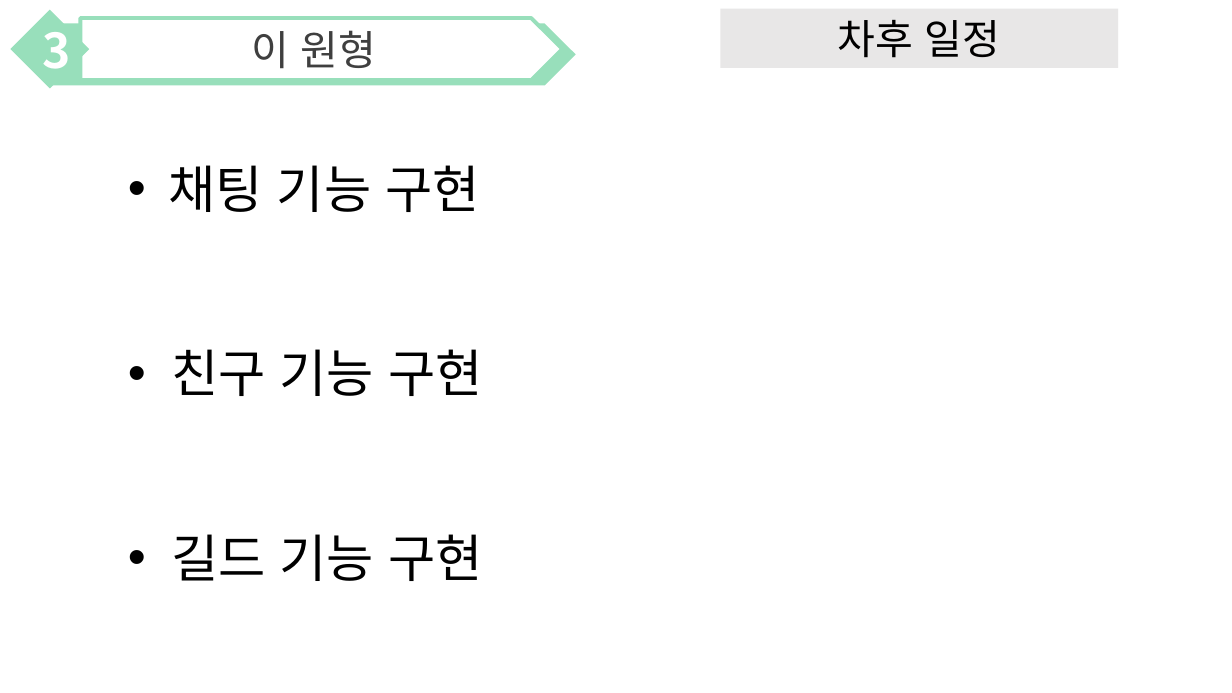
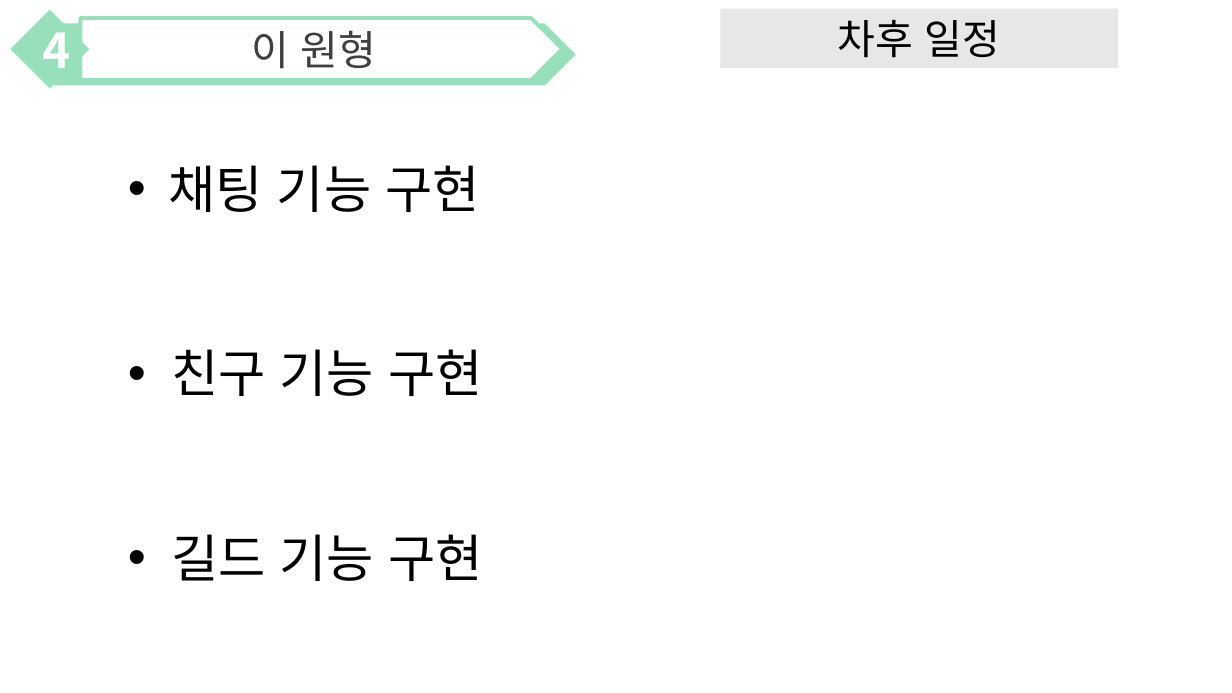
Before and after one commit to DonutFedy/mgcProject, a slide deck: slide 8 of 인턴프로젝트_2차발표.pptx (slide 7 before the commit). Drawn at 1232x693 pixels with LibreOffice and Linux fonts; fonts in the diff are those of the drawing; background and template pictures are left out. Boxes give left, top, right and bottom in pixels: in the first picture for what was removed or moved away, otherwise in the second. Text is boxed around its words. In the diff, an @@ line names an element or a change of style, - is before the commit and + after.

```diff
--- a/인턴프로젝트_2차발표.pptx
+++ b/인턴프로젝트_2차발표.pptx
@@ text in diamond at (x1=42, y1=19, x2=70, y2=68): text changed @@
-3
+4
```
Also in this commit, not shown: 5 other slides changed, 1 other file.
